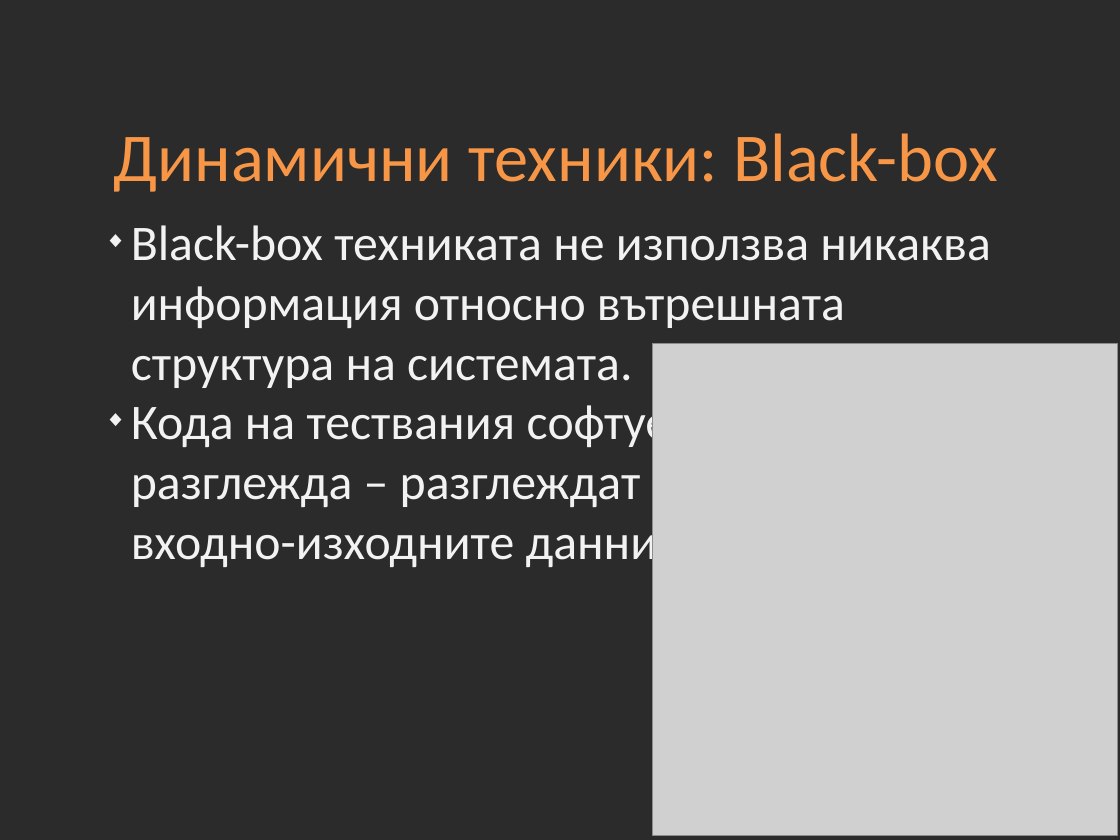
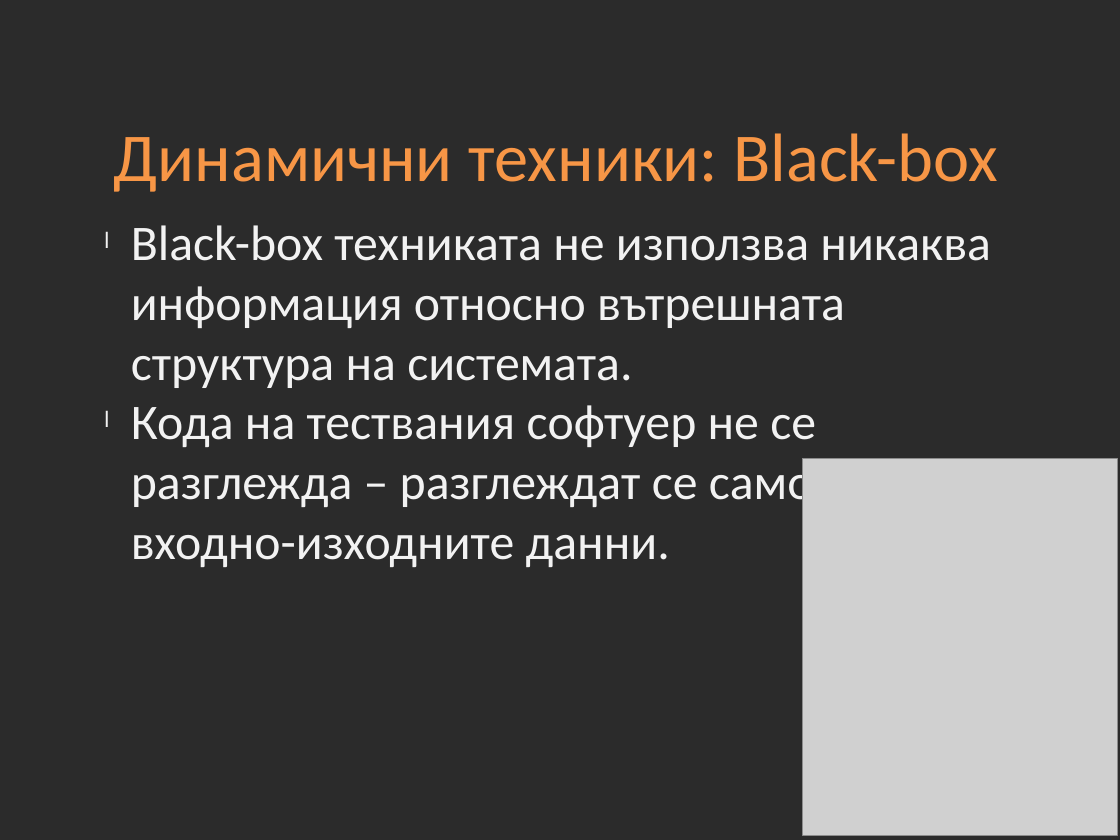
Before and after one commit to Academy-Soft-Intellect/Qality-Assurance-Course, a slide deck: slide 10 of 10_testing_techniques.pptx. Drawn at 1120x840 pixels with LibreOffice and Linux fonts; fonts in the diff are those of the drawing; grey boxes stand for pictures; background and template pictures are left out; a plain dark background stands for a picture behind light text. Boxes give left, top, right and bottom in pixels: in the first picture for what was removed or moved away, otherwise in the second. Text is boxed around its words. In the diff, an @@ line names an element or a change of style, - is before the commit and + after.

```diff
--- a/10_testing_techniques.pptx
+++ b/10_testing_techniques.pptx
@@ text "Black-box техниката не използва никаква ..." at [131,225,991,567]: bullet ◆ to l @@
@@ picture: place and size @@
-picture at [653,344,1118,836]
+picture at [803,458,1118,834]
```
Also in this commit, not shown: 18 other slides changed.
